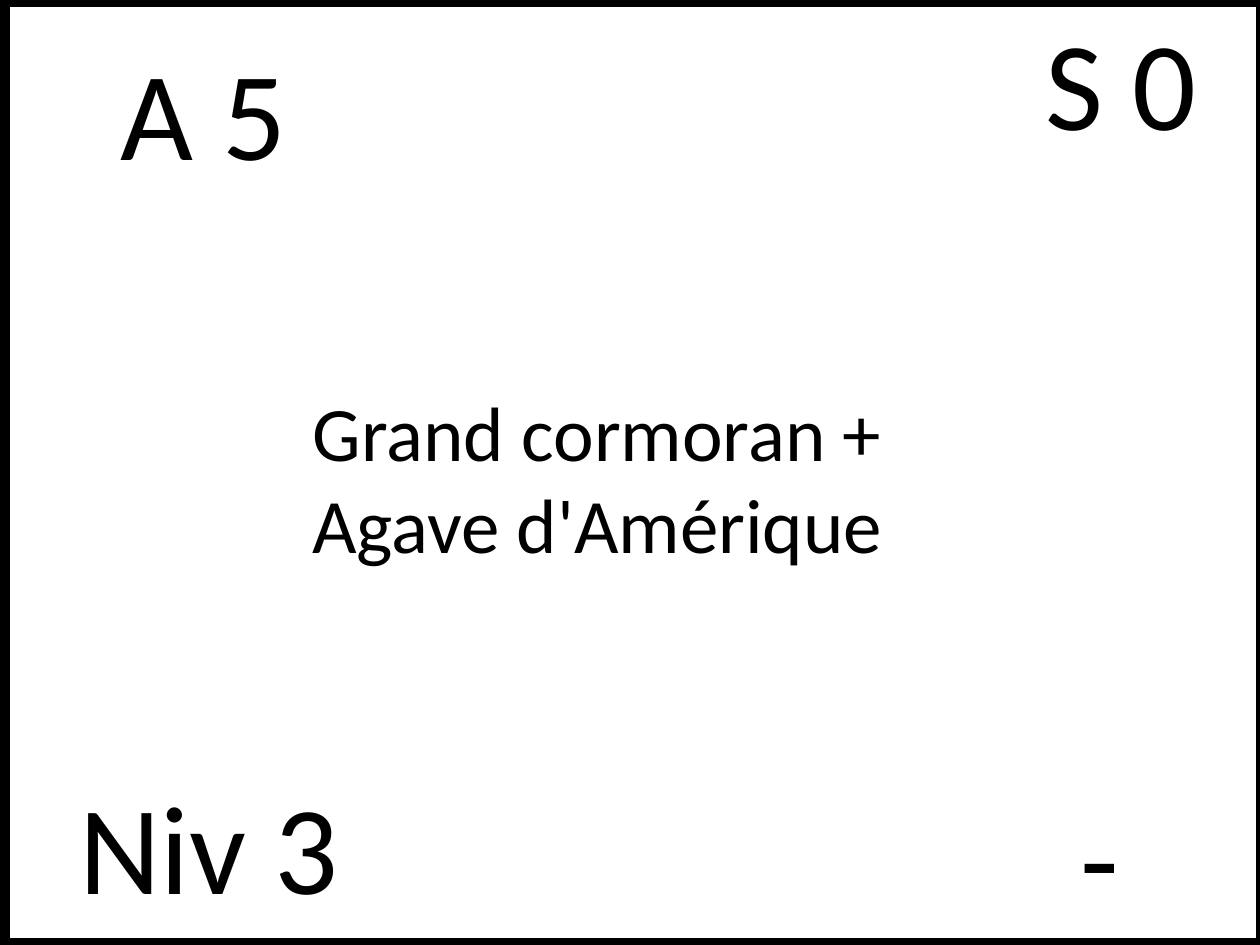
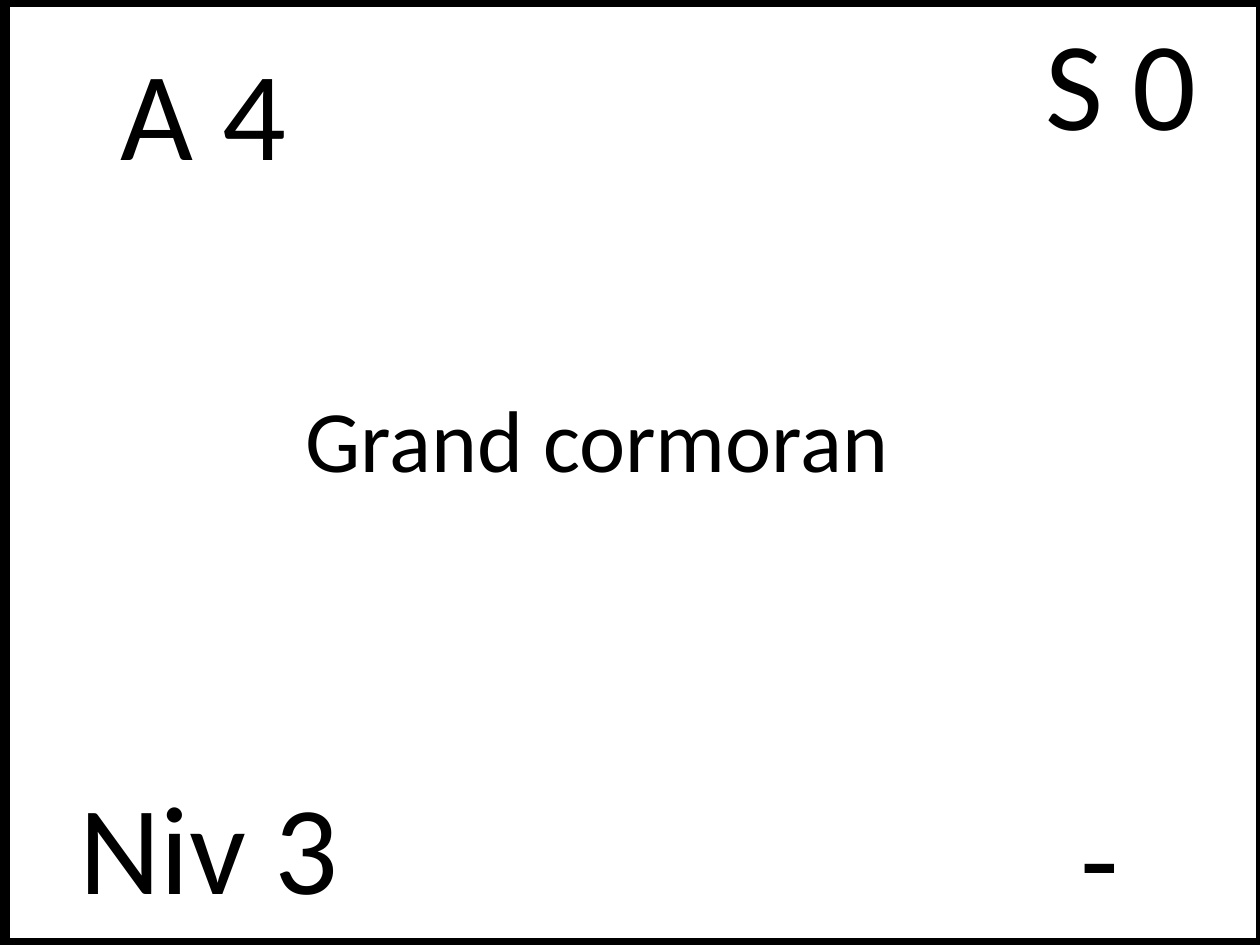
Before and after one commit to NaturalSolutions/SecretOFGaiaOfTheDead, a slide deck: slide 7 of Docs/CartesRetard.pptx. Drawn at 1260x945 pixels with LibreOffice and Linux fonts; fonts in the diff are those of the drawing. Boxes give left, top, right and bottom in pixels: in the first picture for what was removed or moved away, otherwise in the second. Text is boxed around its words. In the diff, an @@ line names an element or a change of style, - is before the commit and + after.

```diff
--- a/Docs/CartesRetard.pptx
+++ b/Docs/CartesRetard.pptx
@@ title at <box>121,79,286,160</box>: text changed @@
-A 5
+A 4
@@ subtitle at <box>306,411,888,473</box>: text changed; size 44 to 50 pt @@
-Grand cormoran + Agave d'Amérique
+Grand cormoran
```
Also in this commit, not shown: 7 other slides changed, 6 slides added, 5 other files.
